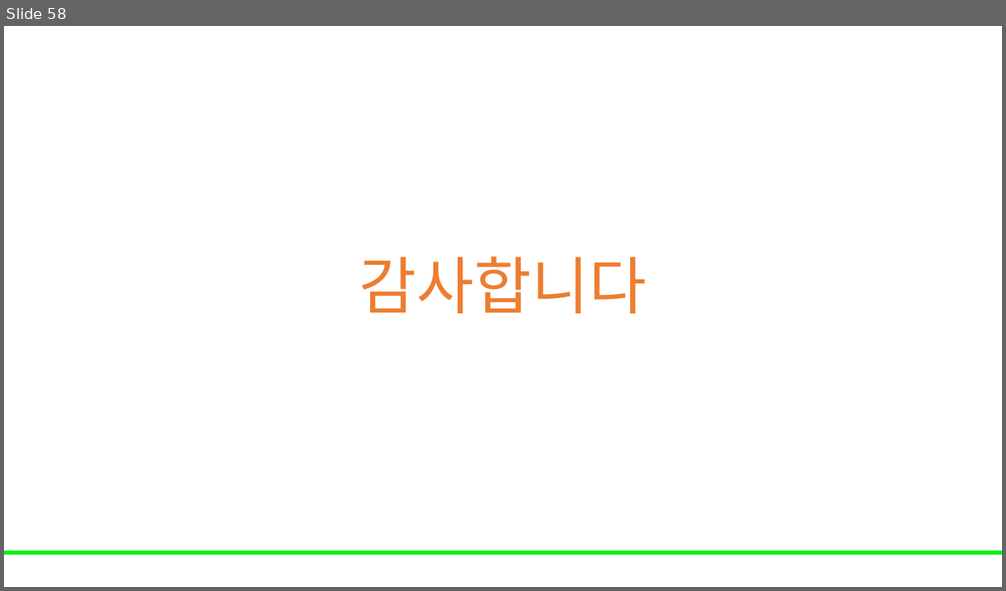
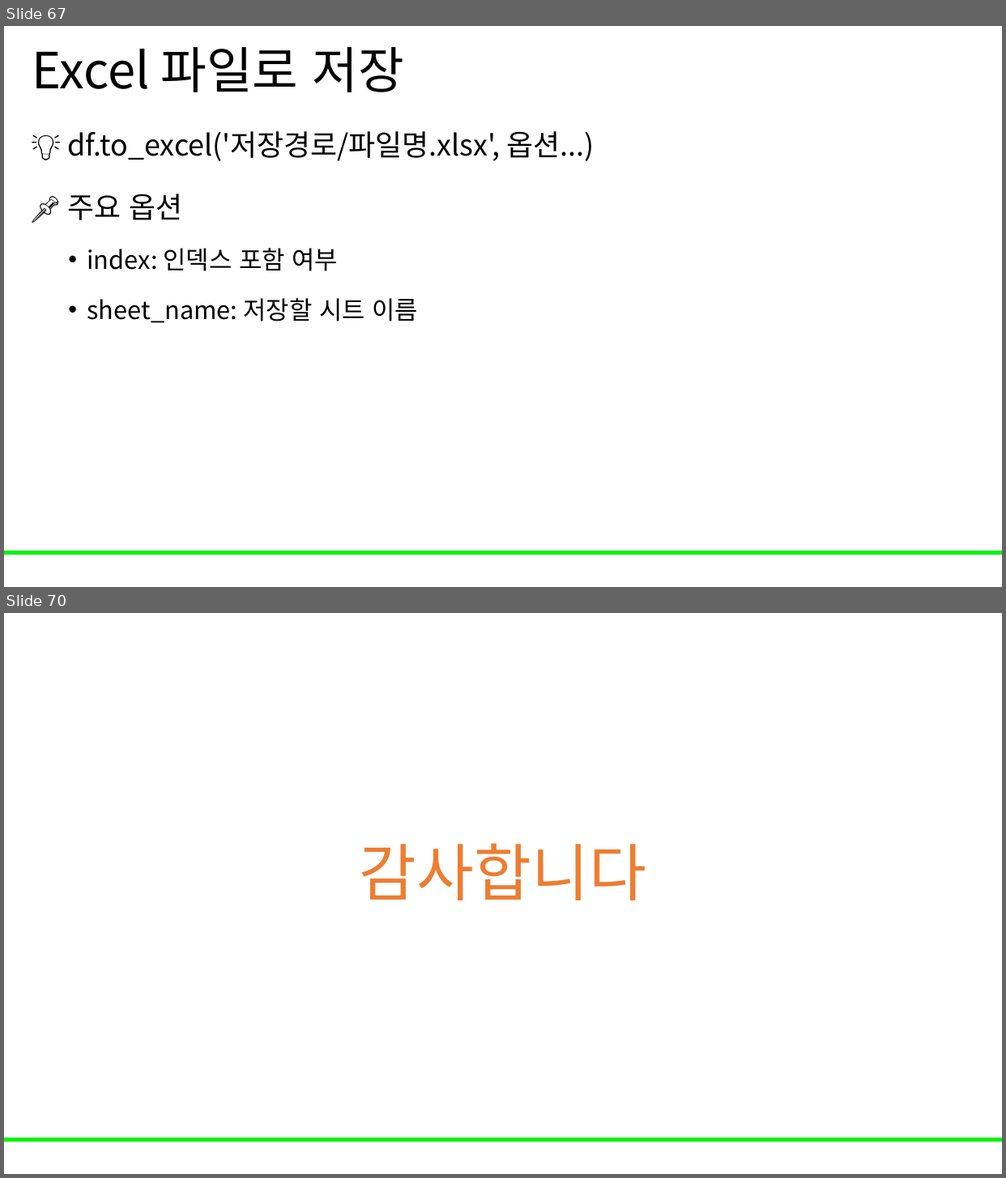
Before and after one commit to Leader-Lesson/KDT_RE_5th, a slide deck: material/3_데이터분석/05_pandas.pptx. Shown one above the other, each under a label of ours: slide 58 before the commit, slides 67 and 70 after it; the slides between them are not shown. The pictures are 1006x591 and 1006x1178 pixels, drawn with LibreOffice and Linux fonts; fonts in the diff are those of the drawing; background and template pictures are left out. Boxes give left, top, right and bottom in pixels: in the first picture for what was removed or moved away, otherwise in the second. Text is boxed around its words. In the diff, an @@ line names an element or a change of style, - is before the commit and + after.

```diff
--- a/material/3_데이터분석/05_pandas.pptx
+++ b/material/3_데이터분석/05_pandas.pptx
@@ slide 67 added at (4, 26, 1002, 587), background #FFFFFF; not listed: 1 template element that a slide beside it also shows @@
@@ title added at (32, 47, 404, 92), 48 pt, text #000000 @@
+Excel 파일로 저장
@@ text added at (67, 131, 594, 323), 28 pt, text #000000 @@
+💡 df.to_excel('저장경로/파일명.xlsx', 옵션...)
+📌 주요 옵션
+  • index: 인덱스 포함 여부
+  • sheet_name: 저장할 시트 이름
@@ what was slide 58 is now slide 70 @@
```
Also in this commit, not shown: 49 slides changed, 11 other slides added, 2 other files.
